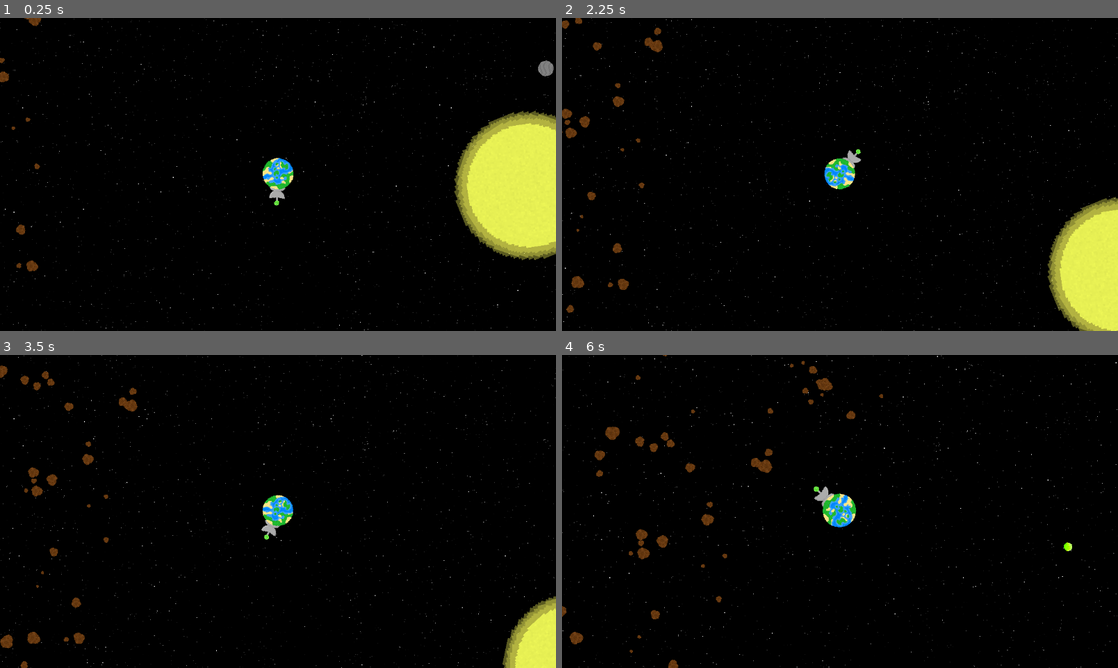
Above: before the commit, frames 1-4 (two rows, left to right).
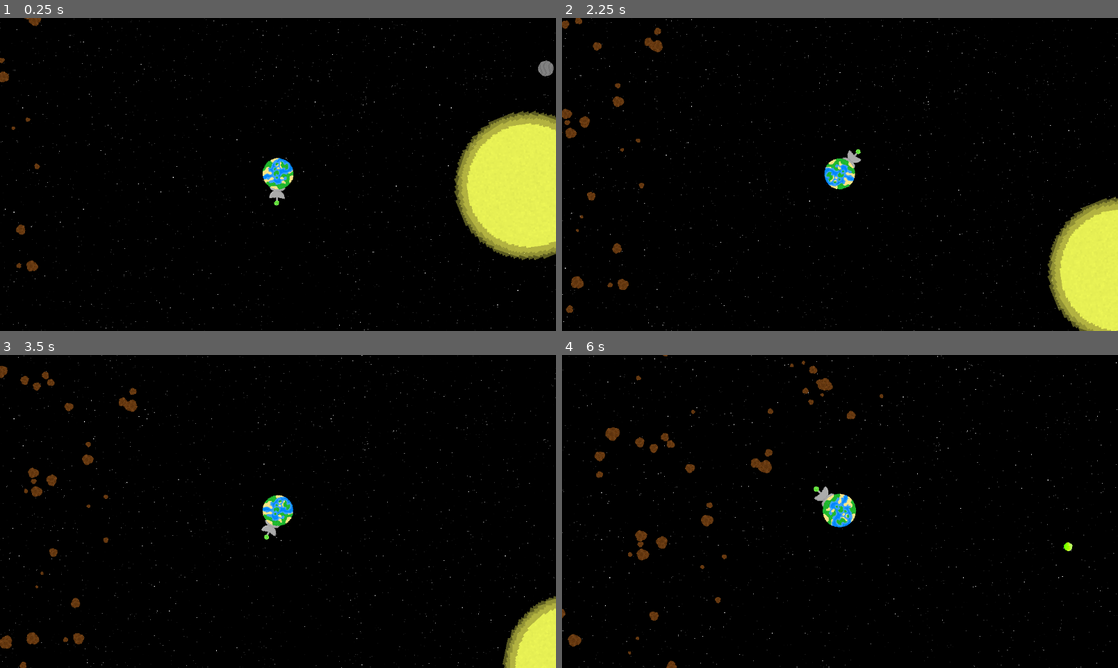
Above: after the commit, the same moments.

Repository: Birb-Games/gmtk-2025
Game: Godot game, scene res://scenes/main.tscn
The game is run twice, just before and just after one commit, with the same random seed, the same clock (stepped at 60 frames per second) and the same inputs.
Inputs (mouse positions are in pixels of both pictures, inside the frame that each line leads up to):
- Up to frame 1 (0.25 s): no input
- Up to frame 2 (2.25 s): move the mouse to (962, 158) at 0.52 s; press the mouse at (962, 158) at 0.53 s; move the mouse to (728, 190) at 1.27 s; release the mouse at (728, 190) at 1.28 s; tap Mouse wheel up (zoom_camera_in) at 1.35 s; move the mouse to (895, 105) at 2.02 s; tap Mouse wheel down (zoom_camera_out) at 2.1 s
- Up to frame 3 (3.5 s): move the mouse to (250, 574) at 2.77 s; click (250, 574) at 2.85 s
- Up to frame 4 (6 s): move the mouse to (1006, 558) at 3.52 s; tap Mouse wheel up (zoom_camera_in) at 3.6, 5.85 s; move the mouse to (673, 464) at 4.27 s; tap Mouse wheel down (zoom_camera_out) at 4.35 s; move the mouse to (867, 511) at 5.02 s; press the mouse at (867, 511) at 5.03 s; move the mouse to (756, 433) at 5.77 s; release the mouse at (756, 433) at 5.78 s

The runs differ from the first frame. In frame 1, less than 0.1% of the frame differs, in the area x 3-100%, y 14-79%; in frame 2, 0.1%; in frame 3, 0.2%; in frame 4, 0.5%, in the area x 0-100%, y 0-100%.

Commit message:
added more planets

Diff:
--- a/bullet.tscn
+++ /dev/null
@@ -1,5 +0,0 @@
-[gd_scene load_steps=2 format=3 uid="uid://cs7b0hdtr5cst"]
-
-[ext_resource type="PackedScene" uid="uid://x5sp1y0y178q" path="res://scenes/space_object.tscn" id="1_v7oki"]
-
-[node name="Bullet" instance=ExtResource("1_v7oki")]
--- a/scenes/bullet.tscn
+++ b/scenes/bullet.tscn
@@ -34,9 +34,8 @@
 orbit_sun = false
 
 [node name="AnimatedSprite2D" type="AnimatedSprite2D" parent="."]
-scale = Vector2(1, 1)
 sprite_frames = SubResource("SpriteFrames_eoqba")
-frame_progress = 0.000540876
+frame_progress = 0.0484159
 
 [node name="CollisionShape2D" type="CollisionShape2D" parent="."]
 shape = SubResource("RectangleShape2D_h1aey")
--- /dev/null
+++ b/scenes/giant_planet.tscn
@@ -0,0 +1,17 @@
+[gd_scene load_steps=4 format=3 uid="uid://2b676k138gai"]
+
+[ext_resource type="PackedScene" uid="uid://x5sp1y0y178q" path="res://scenes/space_object.tscn" id="1_y2w8r"]
+[ext_resource type="Texture2D" uid="uid://ba84txbesipu0" path="res://assets/textures/giant_planet.png" id="2_pydud"]
+
+[sub_resource type="CircleShape2D" id="CircleShape2D_pydud"]
+radius = 64.3817
+
+[node name="GiantPlanet" instance=ExtResource("1_y2w8r")]
+mass = 30.0
+
+[node name="Sprite2D" parent="." index="0"]
+scale = Vector2(2, 2)
+texture = ExtResource("2_pydud")
+
+[node name="CollisionShape2D" parent="." index="1"]
+shape = SubResource("CircleShape2D_pydud")
--- /dev/null
+++ b/scenes/medium_planet.tscn
@@ -0,0 +1,16 @@
+[gd_scene load_steps=4 format=3 uid="uid://bwe8aro2gelcf"]
+
+[ext_resource type="PackedScene" uid="uid://x5sp1y0y178q" path="res://scenes/space_object.tscn" id="1_q7hbj"]
+[ext_resource type="Texture2D" uid="uid://c71masdkuwife" path="res://assets/textures/medium_planet.png" id="2_w5650"]
+
+[sub_resource type="CircleShape2D" id="CircleShape2D_d5m0f"]
+radius = 32.0624
+
+[node name="MediumPlanet" instance=ExtResource("1_q7hbj")]
+mass = 3.0
+
+[node name="Sprite2D" parent="." index="0"]
+texture = ExtResource("2_w5650")
+
+[node name="CollisionShape2D" parent="." index="1"]
+shape = SubResource("CircleShape2D_d5m0f")
--- a/scenes/solar_system.tscn
+++ b/scenes/solar_system.tscn
@@ -6,6 +6,8 @@
 [ext_resource type="PackedScene" uid="uid://rl7rou56kuhg" path="res://scenes/homeworld.tscn" id="4_teypr"]
 [ext_resource type="PackedScene" uid="uid://bf5p7gle6e1jl" path="res://scenes/asteroid_field.tscn" id="5_sjaf3"]
 [ext_resource type="PackedScene" uid="uid://b0ggm7x3myuge" path="res://scenes/rogue_planet.tscn" id="6_2yas3"]
+[ext_resource type="PackedScene" uid="uid://2b676k138gai" path="res://scenes/giant_planet.tscn" id="6_86ma8"]
+[ext_resource type="PackedScene" uid="uid://bwe8aro2gelcf" path="res://scenes/medium_planet.tscn" id="8_yjurn"]
 
 [node name="SolarSystem" type="Node2D" node_paths=PackedStringArray("star")]
 script = ExtResource("1_tjb5t")
@@ -15,11 +17,11 @@
 [node name="Star" parent="." instance=ExtResource("1_u7djx")]
 modulate = Color(1, 1, 0.34902, 1)
 
+[node name="Homeworld" parent="." instance=ExtResource("4_teypr")]
+position = Vector2(-520, 0)
+
 [node name="SmallPlanet" parent="." instance=ExtResource("2_228jm")]
 position = Vector2(0, -245)
-
-[node name="Homeworld" parent="." instance=ExtResource("4_teypr")]
-position = Vector2(-520, 0)
 
 [node name="RoguePlanet" parent="." instance=ExtResource("6_2yas3")]
 position = Vector2(-3000, 0)
@@ -29,6 +31,12 @@
 
 [node name="SmallPlanet3" parent="." instance=ExtResource("2_228jm")]
 position = Vector2(423, 402)
+
+[node name="GiantPlanet" parent="." instance=ExtResource("6_86ma8")]
+position = Vector2(-1630, 468)
+
+[node name="GiantPlanet2" parent="." instance=ExtResource("6_86ma8")]
+position = Vector2(1545, -819)
 
 [node name="AsteroidField" parent="." instance=ExtResource("5_sjaf3")]
 inner_radius = 1000
@@ -43,3 +51,18 @@
 [node name="Debris" type="Node2D" parent="."]
 
 [node name="Bullets" type="Node2D" parent="."]
+
+[node name="MediumPlanet" parent="." instance=ExtResource("8_yjurn")]
+position = Vector2(367, 165)
+
+[node name="MediumPlanet2" parent="." instance=ExtResource("8_yjurn")]
+position = Vector2(446, -324)
+
+[node name="MediumPlanet3" parent="." instance=ExtResource("8_yjurn")]
+position = Vector2(-715, 1471)
+
+[node name="MediumPlanet4" parent="." instance=ExtResource("8_yjurn")]
+position = Vector2(1670, 204)
+
+[node name="MediumPlanet5" parent="." instance=ExtResource("8_yjurn")]
+position = Vector2(-1026, -1147)
--- a/scenes/space_object.tscn
+++ b/scenes/space_object.tscn
@@ -5,7 +5,7 @@
 [ext_resource type="Script" uid="uid://20ha62frq61c" path="res://scripts/space_sprite.gd" id="2_8fbvs"]
 
 [sub_resource type="CircleShape2D" id="CircleShape2D_fera7"]
-radius = 16.0312
+radius = 16.2788
 
 [node name="SpaceObject" type="Area2D"]
 script = ExtResource("1_vuqy0")
Binary file added: assets/textures/giant_planet.png
Not shown, added: assets/textures/giant_planet.png.import
Binary file added: assets/textures/medium_planet.png
Not shown, added: assets/textures/medium_planet.png.import
Not shown: 1 places in scenes/solar_system.tscn that only renumber resources
